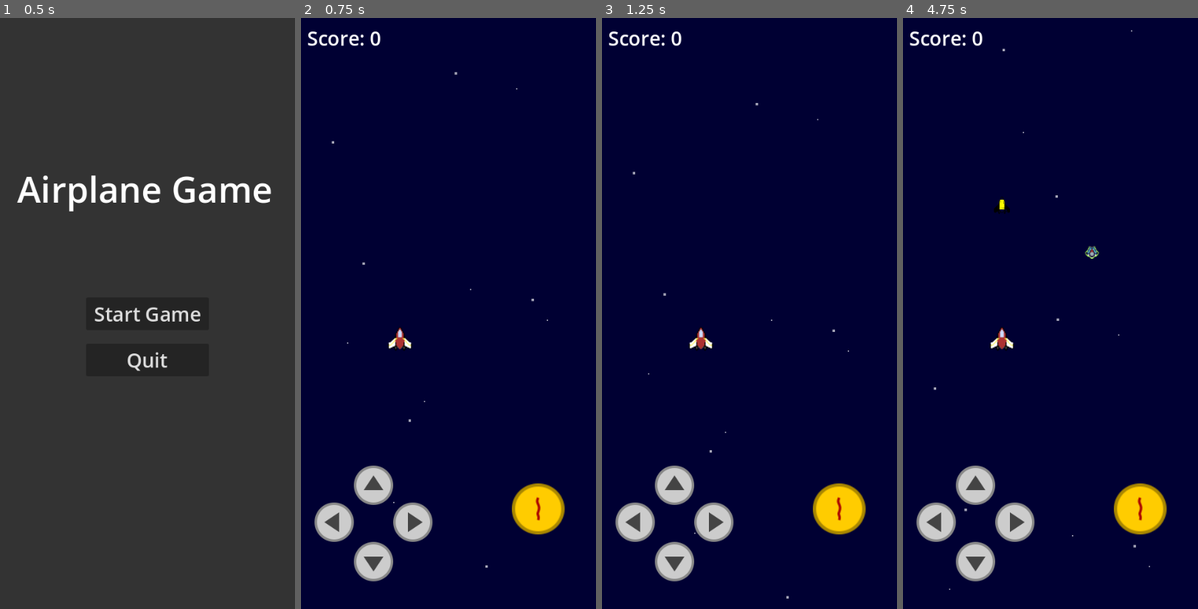
Above: before the commit, frames 1-4 (left to right).
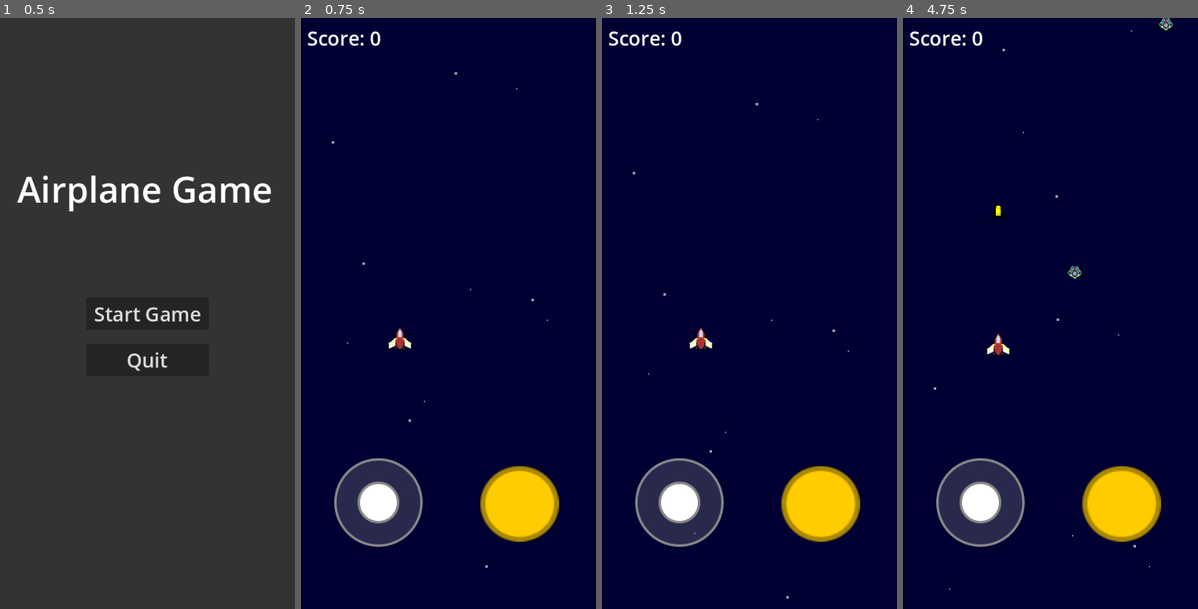
Above: after the commit, the same moments.

Repository: gh286991/Godot-Shmup
Game: Godot game, scene res://Scenes/start_menu.tscn
Same seed, same stepped clock (60 frames per second), same inputs: the game is played once before the commit and once after it.
Inputs (mouse positions are in pixels of both pictures, inside the frame that each line leads up to; where the layout moved, square brackets give the same spot in the first picture):
- Up to frame 1 (0.5 s): no input
- Up to frame 2 (0.75 s): click "Start Game" at 0.5 s
- Up to frame 3 (1.25 s): no input
- Up to frame 4 (4.75 s): click (935, 520) at 1.27 s; click (1015, 520) at 2.02 s; click (976, 484) at 2.77 s; click (976, 561) at 3.52 s; click (1121, 502) [1139, 508] at 4.25 s

Frame 1 is identical in both runs. In frame 2, 7.1% of the frame differs, in the area x 4-90%, y 74-96%; in frame 3, 7.1%; in frame 4, 7.7%, in the area x 4-92%, y 0-96%.

Commit message:
類比觸控搖桿

Diff:
--- a/Scenes/main.tscn
+++ b/Scenes/main.tscn
@@ -16,6 +16,7 @@
 z_index = 1
 
 [node name="EnemySpawner" type="Node2D" parent="."]
+position = Vector2(-28, 32)
 script = ExtResource("4")
 
 [node name="ScoreLabel" type="Label" parent="."]
@@ -28,7 +29,5 @@
 
 [node name="VirtualJoystick" parent="." instance=ExtResource("5")]
 z_index = 2
-offset_left = 202.0
-offset_top = 907.0
-offset_right = 202.0
-offset_bottom = 907.0
+offset_left = 10.0
+offset_right = 10.0
--- a/Scenes/virtual_joystick.tscn
+++ b/Scenes/virtual_joystick.tscn
@@ -1,95 +1,58 @@
-[gd_scene load_steps=7 format=3 uid="uid://rs3vy8bid2tl"]
+[gd_scene load_steps=5 format=3 uid="uid://rs3vy8bid2tl"]
 
 [ext_resource type="Script" uid="uid://4drk136j2v6f" path="res://script/virtual_joystick.gd" id="1"]
-[ext_resource type="Texture2D" uid="uid://bj3uqspg2qd8f" path="res://assets/left.svg" id="2"]
-[ext_resource type="Texture2D" uid="uid://d3oy67v45c8vu" path="res://assets/right.svg" id="3"]
-[ext_resource type="Texture2D" uid="uid://bmggv25e0ruem" path="res://assets/up.svg" id="4"]
 [ext_resource type="Texture2D" uid="uid://dhqvalxm3v654" path="res://assets/fire.svg" id="5"]
-[ext_resource type="Texture2D" uid="uid://cfvu1slcydcr4" path="res://assets/down.svg" id="6"]
+[ext_resource type="Texture2D" uid="uid://bwcwbgt6x2oso" path="res://assets/joystick_base.svg" id="7"]
+[ext_resource type="Texture2D" uid="uid://df2itq2xkx36s" path="res://assets/joystick_knob.svg" id="8"]
 
 [node name="VirtualJoystick" type="Control"]
 layout_mode = 3
-anchors_preset = 15
-anchor_right = 1.0
-anchor_bottom = 1.0
-grow_horizontal = 2
-grow_vertical = 2
+anchors_preset = 0
+size_flags_horizontal = 3
 script = ExtResource("1")
 
-[node name="LeftButton" type="TextureButton" parent="."]
-layout_mode = 0
-anchor_left = 0.5
+[node name="JoystickBase" type="TextureRect" parent="."]
+layout_mode = 1
+anchors_preset = 2
 anchor_top = 1.0
-anchor_right = 0.5
 anchor_bottom = 1.0
-offset_left = -180.0
-offset_top = -120.0
-offset_right = -120.0
-offset_bottom = -60.0
-texture_normal = ExtResource("2")
+offset_left = 36.0
+offset_top = 707.0
+offset_right = 196.0
+offset_bottom = 867.0
+grow_vertical = 0
+texture = ExtResource("7")
+expand_mode = 1
 stretch_mode = 5
 
-[node name="RightButton" type="TextureButton" parent="."]
+[node name="JoystickKnob" type="TextureRect" parent="JoystickBase"]
 layout_mode = 1
-anchors_preset = 7
+anchors_preset = 8
 anchor_left = 0.5
-anchor_top = 1.0
+anchor_top = 0.5
 anchor_right = 0.5
-anchor_bottom = 1.0
-offset_left = -52.0
-offset_top = -120.0
-offset_right = 12.0
-offset_bottom = -56.0
-grow_horizontal = 2
-grow_vertical = 0
-texture_normal = ExtResource("3")
-stretch_mode = 5
-
-[node name="UpButton" type="TextureButton" parent="."]
-layout_mode = 1
-anchors_preset = 7
-anchor_left = 0.5
-anchor_top = 1.0
-anchor_right = 0.5
-anchor_bottom = 1.0
-offset_left = -116.0
-offset_top = -180.0
-offset_right = -52.0
-offset_bottom = -116.0
-grow_horizontal = 2
-grow_vertical = 0
-texture_normal = ExtResource("4")
+anchor_bottom = 0.5
+offset_left = -40.0
+offset_top = -40.0
+offset_right = 40.0
+offset_bottom = 40.0
+texture = ExtResource("8")
+expand_mode = 1
 stretch_mode = 5
 
 [node name="FireButton" type="TextureButton" parent="."]
 layout_mode = 1
-anchors_preset = 7
-anchor_left = 0.5
+anchors_preset = 3
+anchor_left = 1.0
 anchor_top = 1.0
-anchor_right = 0.5
+anchor_right = 1.0
 anchor_bottom = 1.0
-offset_left = 141.0
-offset_top = -151.0
-offset_right = 205.0
-offset_bottom = -87.0
-grow_horizontal = 2
+offset_left = 282.0
+offset_top = 728.0
+offset_right = 442.0
+offset_bottom = 888.0
+grow_horizontal = 0
 grow_vertical = 0
-scale = Vector2(1.34035, 1.29487)
+scale = Vector2(0.798495, 0.766122)
 texture_normal = ExtResource("5")
 stretch_mode = 5
-
-[node name="DownButton" type="TextureButton" parent="."]
-layout_mode = 1
-anchors_preset = 7
-anchor_left = 0.5
-anchor_top = 1.0
-anchor_right = 0.5
-anchor_bottom = 1.0
-offset_left = -116.0
-offset_top = -56.0
-offset_right = -52.0
-offset_bottom = 8.0
-grow_horizontal = 2
-grow_vertical = 0
-texture_normal = ExtResource("6")
-stretch_mode = 5
--- a/assets/fire.svg
+++ b/assets/fire.svg
@@ -1,4 +1,3 @@
 <svg width="64" height="64" viewBox="0 0 64 64" xmlns="http://www.w3.org/2000/svg">
   <circle cx="32" cy="32" r="30" fill="#ffcc00" stroke="#aa8800" stroke-width="4"/>
-  <path d="M32 18 C28 26, 36 26, 32 36 C30 40, 34 40, 32 46" stroke="#aa0000" stroke-width="3" fill="none"/>
 </svg>
--- /dev/null
+++ b/assets/joystick_base.svg
@@ -0,0 +1,3 @@
+<svg width="160" height="160" viewBox="0 0 160 160" xmlns="http://www.w3.org/2000/svg">
+  <circle cx="80" cy="80" r="70" fill="#888888" fill-opacity="0.3" stroke="#888888" stroke-width="4"/>
+</svg>
--- /dev/null
+++ b/assets/joystick_knob.svg
@@ -0,0 +1,3 @@
+<svg width="80" height="80" viewBox="0 0 80 80" xmlns="http://www.w3.org/2000/svg">
+  <circle cx="40" cy="40" r="32" fill="#ffffff" stroke="#888888" stroke-width="4"/>
+</svg>
--- a/script/main.gd
+++ b/script/main.gd
@@ -6,15 +6,8 @@
 
 func _ready():
 	update_score_label()
-	$VirtualJoystick.move_left.connect(_on_move_left)
-	$VirtualJoystick.move_right.connect(_on_move_right)
-	$VirtualJoystick.move_up.connect(_on_move_up)
-	$VirtualJoystick.move_down.connect(_on_move_down)
+	$VirtualJoystick.move_vector.connect(_on_move_vector)
 	$VirtualJoystick.fire.connect(_on_fire)
-	$VirtualJoystick.stop_left.connect(_on_stop_left)
-	$VirtualJoystick.stop_right.connect(_on_stop_right)
-	$VirtualJoystick.stop_up.connect(_on_stop_up)
-	$VirtualJoystick.stop_down.connect(_on_stop_down)
 
 func _process(delta):
 	if player_velocity != Vector2.ZERO:
@@ -24,33 +17,8 @@
 		$Player.position.x = clamp($Player.position.x, 0, viewport_rect.size.x)
 		$Player.position.y = clamp($Player.position.y, 0, viewport_rect.size.y)
 
-func _on_move_left():
-	player_velocity.x = -player_speed
-
-func _on_move_right():
-	player_velocity.x = player_speed
-
-func _on_move_up():
-	player_velocity.y = -player_speed
-
-func _on_move_down():
-	player_velocity.y = player_speed
-
-func _on_stop_left():
-	if player_velocity.x < 0:
-		player_velocity.x = 0
-
-func _on_stop_right():
-	if player_velocity.x > 0:
-		player_velocity.x = 0
-
-func _on_stop_up():
-	if player_velocity.y < 0:
-		player_velocity.y = 0
-
-func _on_stop_down():
-	if player_velocity.y > 0:
-		player_velocity.y = 0
+func _on_move_vector(direction: Vector2):
+	player_velocity = direction * player_speed
 
 func _on_fire():
 	if $Player.has_method("shoot"):
--- a/script/virtual_joystick.gd
+++ b/script/virtual_joystick.gd
@@ -1,49 +1,59 @@
 extends Control
 
-signal move_left
-signal move_right
-signal move_up
-signal move_down
+signal move_vector(direction: Vector2)
 signal fire
-signal stop_left
-signal stop_right
-signal stop_up
-signal stop_down
+
+var dragging := false
+var max_radius := 80.0
+var base: TextureRect
+var knob: TextureRect
 
 func _ready():
-	$LeftButton.button_down.connect(_on_left_button_pressed)
-	$LeftButton.button_up.connect(_on_left_button_released)
-	$RightButton.button_down.connect(_on_right_button_pressed)
-	$RightButton.button_up.connect(_on_right_button_released)
-	$UpButton.button_down.connect(_on_up_button_pressed)
-	$UpButton.button_up.connect(_on_up_button_released)
-	$DownButton.button_down.connect(_on_down_button_pressed)
-	$DownButton.button_up.connect(_on_down_button_released)
+	base = $JoystickBase
+	knob = $JoystickBase/JoystickKnob
+	_reset_knob()
+	knob.mouse_filter = Control.MOUSE_FILTER_PASS
+	base.mouse_filter = Control.MOUSE_FILTER_PASS
+	knob.connect("gui_input", Callable(self, "_on_knob_gui_input"))
+	base.connect("gui_input", Callable(self, "_on_base_gui_input"))
 	$FireButton.pressed.connect(_on_fire_button_pressed)
 
-func _on_left_button_pressed():
-	emit_signal("move_left")
+func _on_knob_gui_input(event):
+	if event is InputEventScreenTouch or event is InputEventMouseButton:
+		if event.pressed:
+			dragging = true
+			_process_drag(base.get_local_mouse_position())
+		else:
+			dragging = false
+			_reset_knob()
+			emit_signal("move_vector", Vector2.ZERO)
+	elif (event is InputEventScreenDrag or event is InputEventMouseMotion) and dragging:
+		_process_drag(base.get_local_mouse_position())
 
-func _on_left_button_released():
-	emit_signal("stop_left")
+func _on_base_gui_input(event):
+	if event is InputEventScreenTouch or event is InputEventMouseButton:
+		if event.pressed:
+			dragging = true
+			_process_drag(base.get_local_mouse_position())
+		else:
+			dragging = false
+			_reset_knob()
+			emit_signal("move_vector", Vector2.ZERO)
+	elif (event is InputEventScreenDrag or event is InputEventMouseMotion) and dragging:
+		_process_drag(base.get_local_mouse_position())
 
-func _on_right_button_pressed():
-	emit_signal("move_right")
+func _process_drag(local_pos):
+	var center = base.size / 2
+	var v = local_pos - center
+	if v.length() > max_radius:
+		v = v.normalized() * max_radius
+	knob.position = center + v - knob.size / 2
+	var direction = v / max_radius
+	emit_signal("move_vector", direction)
 
-func _on_right_button_released():
-	emit_signal("stop_right")
-
-func _on_up_button_pressed():
-	emit_signal("move_up")
-
-func _on_up_button_released():
-	emit_signal("stop_up")
-
-func _on_down_button_pressed():
-	emit_signal("move_down")
-
-func _on_down_button_released():
-	emit_signal("stop_down")
+func _reset_knob():
+	var center = $JoystickBase.size / 2
+	$JoystickBase/JoystickKnob.position = center - $JoystickBase/JoystickKnob.size / 2
 
 func _on_fire_button_pressed():
 	emit_signal("fire")
Not shown, added: assets/joystick_base.svg.import
Not shown, added: assets/joystick_knob.svg.import
